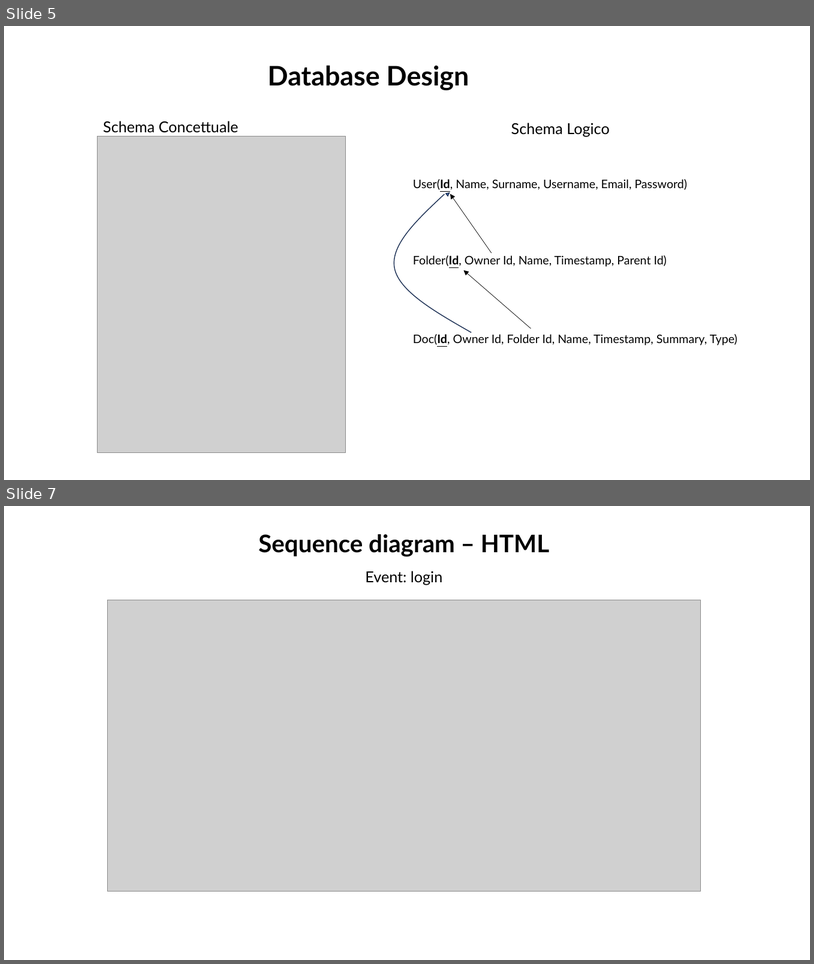
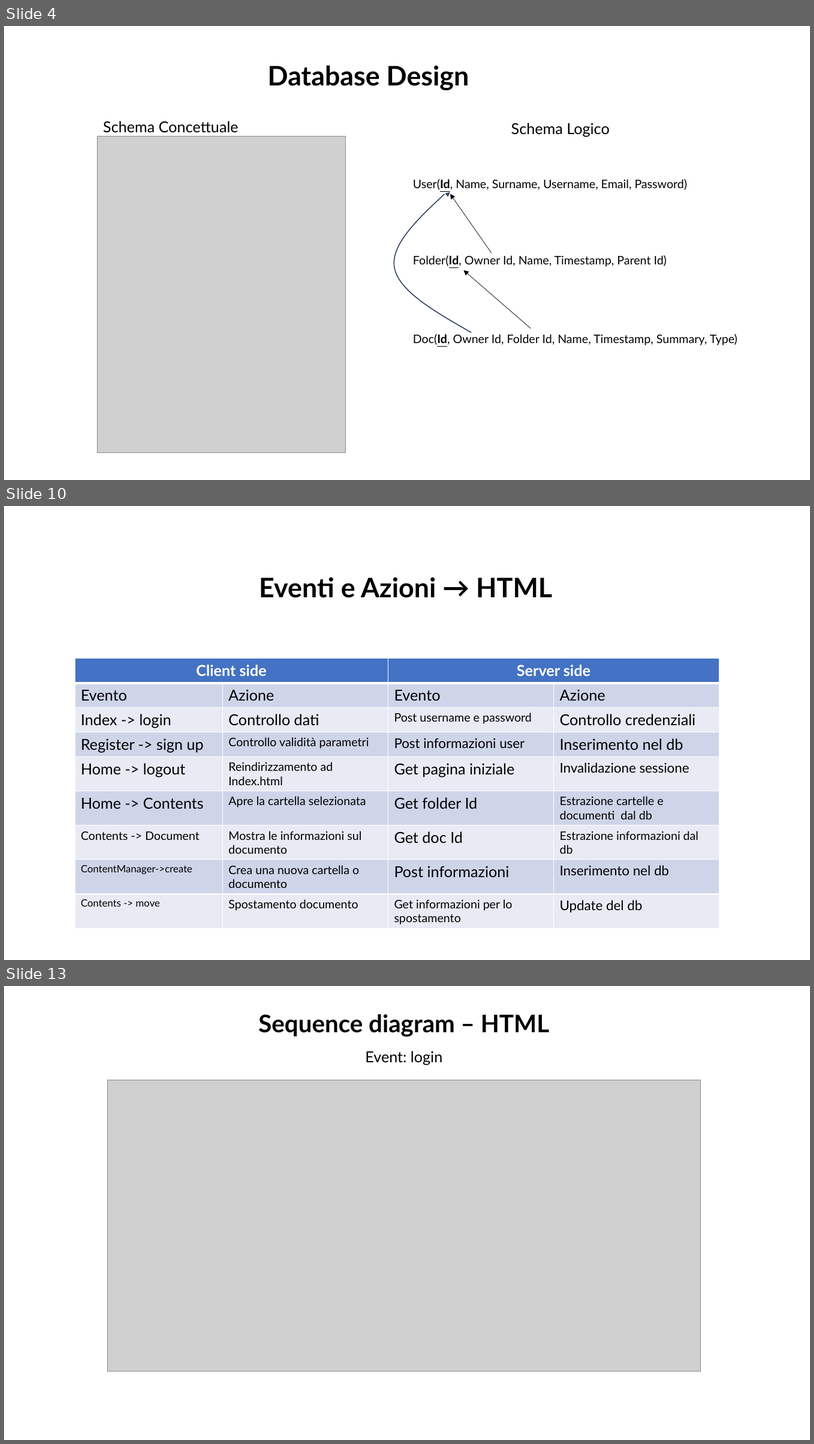
Before and after one commit to MattiaBelfiore/Tiw, a slide deck: Documentazione.pptx. Shown one above the other, each under a label of ours: slides 5 and 7 before the commit, slides 4, 10 and 13 after it; the slides between them are not shown. The pictures are 814x964 and 814x1444 pixels, drawn with LibreOffice and Linux fonts; fonts in the diff are those of the drawing; grey boxes stand for pictures. Boxes give left, top, right and bottom in pixels: in the first picture for what was removed or moved away, otherwise in the second. Text is boxed around its words. In the diff, an @@ line names an element or a change of style, - is before the commit and + after.

Commit message:
documentation update

```diff
--- a/Documentazione.pptx
+++ b/Documentazione.pptx
@@ slide 10 added at <box>4,506,810,960</box>, background #FFFFFF @@
@@ title added at <box>259,577,552,598</box>, 32 pt, text #000000, bold @@
+Eventi e Azioni → HTML
@@ table added at <box>75,658,720,928</box>, 9 rows, 4 columns @@
+Client side |  | Server side | 
+Evento | Azione | Evento | Azione
+Index -> login | Controllo dati | Post username e password | Controllo credenziali
+Register -> sign up | Controllo validità parametri | Post informazioni user | Inserimento nel db
+Home -> logout | Reindirizzamento ad Index.html | Get pagina iniziale | Invalidazione sessione
+Home -> Contents | Apre la cartella selezionata | Get folder Id | Estrazione cartelle e documenti dal db
+Contents -> Document | Mostra le informazioni sul documento | Get doc Id | Estrazione informazioni dal db
+ContentManager->create | Crea una nuova cartella o documento | Post informazioni | Inserimento nel db
+Contents -> move | Spostamento documento | Get informazioni per lo spostamento | Update del db
@@ what was slide 5 is now slide 4 @@
@@ what was slide 7 is now slide 13 @@
```
Also in this commit, not shown: 2 slides changed, 7 other slides added, 1 slide removed, 4 other files.
